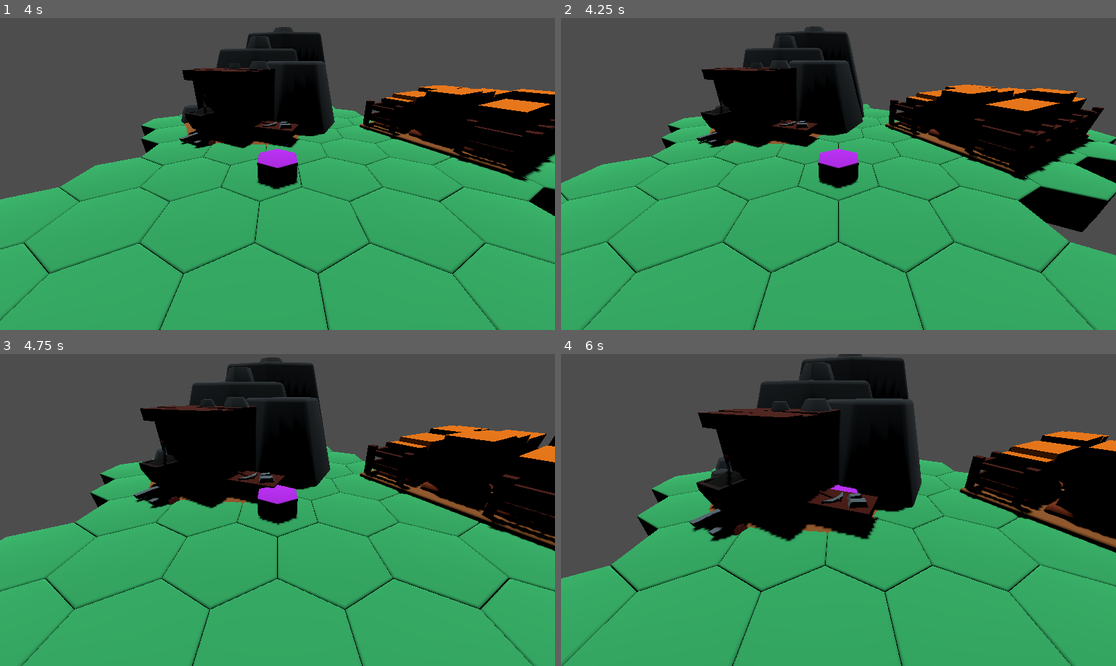
Above: before the commit, frames 1-4 (two rows, left to right).
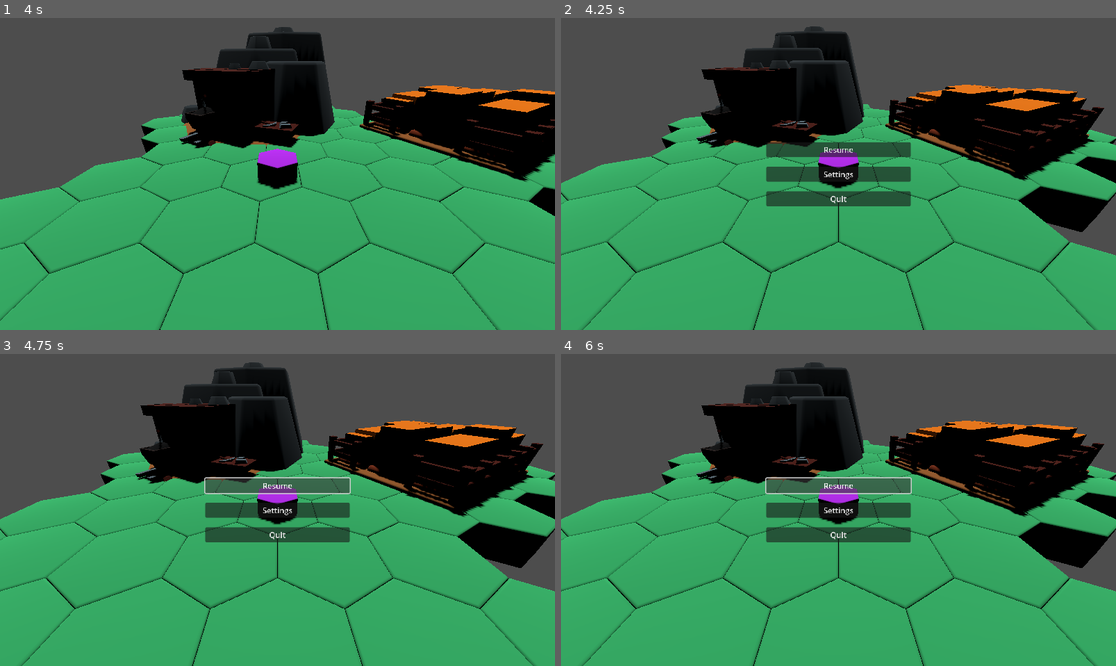
Above: after the commit, the same moments.

Repository: torbenvanassche/SlimeVillage
Game: Godot game, scene res://scenes/game_scene.tscn
Two runs of this game, one before a commit and one after it. Both use one fixed random seed, a clock stepped at 60 frames per second and the inputs below.
Inputs (mouse positions are in pixels of both pictures, inside the frame that each line leads up to):
- Up to frame 1 (4 s): tap Enter at 0.5, 3.5 s; move the mouse to (399, 158) at 0.52 s; click (399, 158) at 0.6 s; drag from (166, 189) to (249, 236) at 1.27 s; tap Space at 2 s; move the mouse to (333, 105) at 2.02 s; tap Mouse wheel down (scroll_wheel_down) at 2.1 s; click (333, 105) at 2.17 s; drag from (249, 236) to (111, 127) at 2.77 s; move the mouse to (444, 220) at 3.52 s; hold V from 3.53 s (still down); click (444, 220) at 3.67 s
- Up to frame 2 (4.25 s): keep holding V; tap Escape (ui_cancel) at 4.15 s
- Up to frame 3 (4.75 s): release V at 4.25 s; click (277, 485) at 4.25 s, where only the run after the commit has a clickable "Resume"
- Up to frame 4 (6 s): click (838, 510) at 5 s, where only the run after the commit has a clickable "Settings"; click (838, 485) at 5.75 s, where only the run after the commit has a clickable "Resume"

Frame 1 is identical in both runs. In frame 2, 3.4% of the frame differs, in the area x 36-64%, y 39-61%; in frame 3, 18%; in frame 4, 28%, in the area x 0-100%, y 0-100%.

Commit message:
added ability to pause the game

Diff:
--- a/project.godot
+++ b/project.godot
@@ -56,6 +56,11 @@
 "events": [Object(InputEventMouseButton,"resource_local_to_scene":false,"resource_name":"","device":-1,"window_id":0,"a …(253 unchanged characters)…
 ]
 }
+open_pause={
+"deadzone": 0.5,
+"events": [Object(InputEventKey,"resource_local_to_scene":false,"resource_name":"","device":-1,"window_id":0,"alt_pressed":false,"shift_pressed":false,"ctrl_pressed":false,"meta_pressed":false,"pressed":false,"keycode":0,"physical_keycode":4194305,"key_label":0,"unicode":0,"echo":false,"script":null)
+]
+}
 
 [rendering]
 
--- /dev/null
+++ b/scenes/base_scenes/pause_menu.tscn
@@ -0,0 +1,39 @@
+[gd_scene load_steps=2 format=3 uid="uid://4obto2tpb0v3"]
+
+[ext_resource type="Script" path="res://scripts/ui/pause_menu.gd" id="1_k1r5q"]
+
+[node name="Control" type="Control"]
+process_mode = 2
+layout_mode = 3
+anchors_preset = 15
+anchor_right = 1.0
+anchor_bottom = 1.0
+grow_horizontal = 2
+grow_vertical = 2
+script = ExtResource("1_k1r5q")
+
+[node name="VBoxContainer" type="VBoxContainer" parent="."]
+custom_minimum_size = Vector2(300, 0)
+layout_mode = 1
+anchors_preset = -1
+anchor_left = 0.369792
+anchor_top = 0.47608
+anchor_right = 0.630208
+anchor_bottom = 0.52392
+grow_horizontal = 2
+grow_vertical = 2
+theme_override_constants/separation = 20
+metadata/_edit_use_anchors_ = true
+
+[node name="Resume" type="Button" parent="VBoxContainer"]
+layout_mode = 2
+text = "Resume"
+
+[node name="Settings" type="Button" parent="VBoxContainer"]
+layout_mode = 2
+text = "Settings"
+
+[node name="Quit" type="Button" parent="VBoxContainer"]
+layout_mode = 2
+text = "Quit
+"
--- a/scenes/game_scene.tscn
+++ b/scenes/game_scene.tscn
@@ -6,9 +6,11 @@
 [ext_resource type="PackedScene" uid="uid://exnjdxf5vphk" path="res://scenes/base_scenes/mine_inside.tscn" id="6_hayk5"]
 [ext_resource type="PackedScene" uid="uid://bwrcc2gxqnosv" path="res://scenes/components/Player.tscn" id="6_o5cr0"]
 [ext_resource type="PackedScene" uid="uid://cuqpjlp4i7pkb" path="res://scenes/components/camera.tscn" id="7_ca8bl"]
+[ext_resource type="PackedScene" uid="uid://4obto2tpb0v3" path="res://scenes/base_scenes/pause_menu.tscn" id="8_11yd1"]
 [ext_resource type="Script" path="res://scenes/root_ui_reference.gd" id="8_j5ewb"]
 
 [node name="Node" type="Node3D" node_paths=PackedStringArray("scenes", "initial_scene")]
+process_mode = 3
 script = ExtResource("1_8x5qd")
 scenes = [NodePath("overworld"), NodePath("mine")]
 initial_scene = NodePath("overworld")
@@ -19,10 +21,12 @@
 script = ExtResource("8_j5ewb")
 
 [node name="mine" parent="." instance=ExtResource("6_hayk5")]
+process_mode = 1
 transform = Transform3D(0.866025, 0, 0.5, 0, 1, 0, -0.5, 0, 0.866025, 0, 0, 0)
 hex_tiles = Array[Resource("res://scripts/resources/tile_data.gd")]([ExtResource("5_lvpt8")])
 
 [node name="Player" parent="." instance=ExtResource("6_o5cr0")]
+process_mode = 1
 transform = Transform3D(0.5, 0, 0, 0, 0.5, 0, 0, 0, 0.5, -1.0267, 1, 1.75428)
 skeleton = NodePath("../overworld")
 
@@ -30,6 +34,10 @@
 unique_name_in_owner = true
 
 [node name="DirectionalLight3D" type="DirectionalLight3D" parent="."]
+process_mode = 1
 transform = Transform3D(1, 0, 0, 0, -0.335797, 0.941934, 0, -0.941934, -0.335797, 0, 6.83928, -3.43085)
 shadow_enabled = true
 shadow_normal_bias = 1.412
+
+[node name="pause_menu" parent="." instance=ExtResource("8_11yd1")]
+visible = false
--- a/scripts/scene_manager.gd
+++ b/scripts/scene_manager.gd
@@ -33,3 +33,15 @@
 	for s in scenes:
 		if s != initial_scene:
 			remove_child(s)
+
+func pause(pause_game = true):
+	get_tree().paused = pause_game
+	if get_tree().paused:
+		$pause_menu.show()
+	else:
+		$pause_menu.hide()
+
+
+func _input(event):
+	if Input.is_action_just_released("open_pause"):
+		pause(!get_tree().paused)
--- /dev/null
+++ b/scripts/ui/pause_menu.gd
@@ -0,0 +1,4 @@
+extends Control
+
+func _ready():
+	pass
Not shown: 1 places in scenes/game_scene.tscn that only renumber resources
